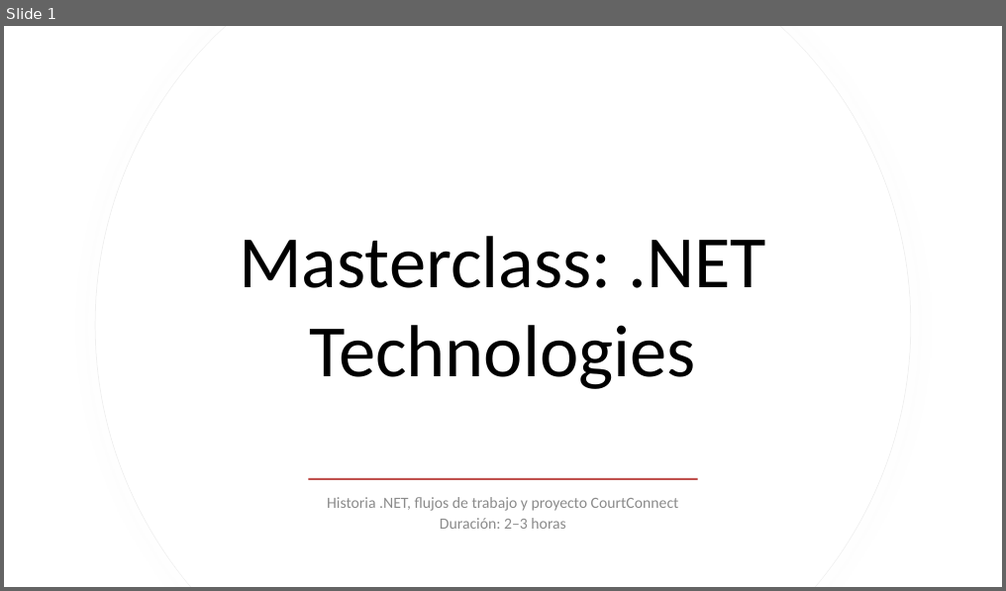
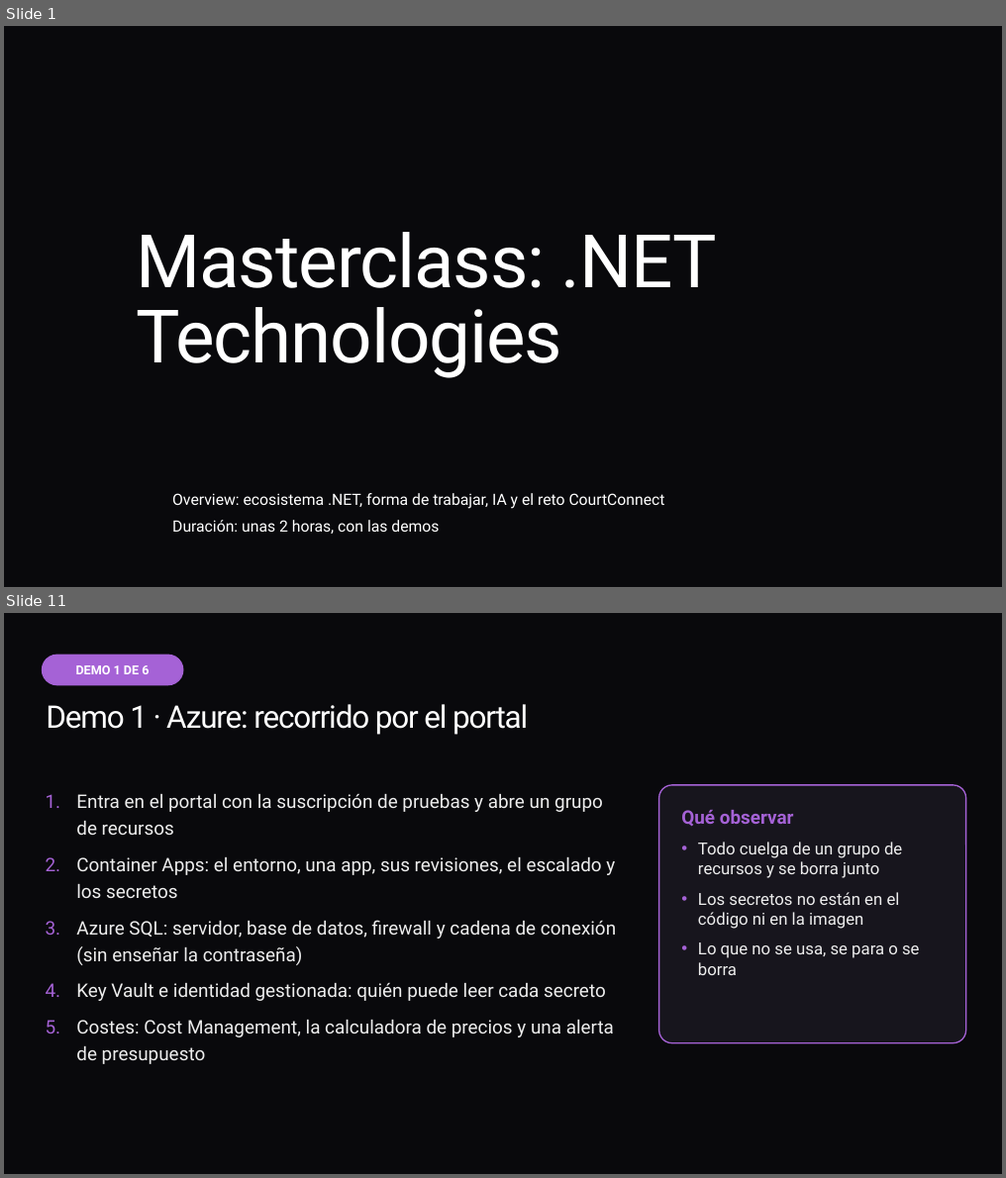
Before and after one commit to ybenzina/formacion-dotnet-junior, a slide deck: docs/masterclasses/masterclass-dotnet-technologies.pptx. Shown one above the other, each under a label of ours: slide 1 before the commit, slides 1 and 11 after it; the slides between them are not shown. The pictures are 1006x591 and 1006x1178 pixels, drawn with LibreOffice and Linux fonts; fonts in the diff are those of the drawing; background and template pictures are left out. Boxes give left, top, right and bottom in pixels: in the first picture for what was removed or moved away, otherwise in the second. Text is boxed around its words. In the diff, an @@ line names an element or a change of style, - is before the commit and + after.

Commit message:
Concretiza ramas de trabajo y actualiza documentación de masterclass general

```diff
--- a/docs/masterclasses/masterclass-dotnet-technologies.pptx
+++ b/docs/masterclasses/masterclass-dotnet-technologies.pptx
@@ slide 11 added at [4, 613, 1002, 1174], background #09090C @@
@@ rounded rectangle added at [42, 655, 183, 685], fill #A562D6, 12 pt, text #FFFFFF, bold @@
+DEMO 1 DE 6
@@ title added at [46, 704, 528, 735], 30 pt, text #FFFFFF @@
+Demo 1 · Azure: recorrido por el portal
@@ rounded rectangle added at [659, 785, 966, 1044], fill #17151D, outline #A562D6 1.25 pt, 16 pt, text #EDEDED @@
+Qué observar
+• Todo cuelga de un grupo de recursos y se borra junto
+• Los secretos no están en el código ni en la imagen
+• Lo que no se usa, se para o se borra
@@ text added at [76, 794, 616, 1064], 18 pt, text #EDEDED @@
+1. Entra en el portal con la suscripción de pruebas y abre un grupo de recursos
+2. Container Apps: el entorno, una app, sus revisiones, el escalado y los secretos
+3. Azure SQL: servidor, base de datos, firewall y cadena de conexión (sin enseñar la contraseña)
+4. Key Vault e identidad gestionada: quién puede leer cada secreto
+5. Costes: Cost Management, la calculadora de precios y una alerta de presupuesto
@@ slide 1 changed as well @@
@@ background #FFFFFF to picture (left out) @@
@@ freeform shape removed at [95, 26, 911, 587] @@
@@ freeform shape removed at [96, 26, 911, 587] @@
@@ title "Masterclass: .NET Technologies" at [137, 232, 717, 378]: font Calibri to Roboto, text colour #000000 to #FFFFFF, letter spacing 0 to -1.1 pt; alignment centre to left; line spacing 1 to 0.85 @@
@@ subtitle at [172, 493, 665, 534]: text changed; font Calibri to Roboto; text colour #8C8C8C to #FFFFFF @@
-Historia .NET, flujos de trabajo y proyecto CourtConnect
-Duración: 2–3 horas
+Overview: ecosistema .NET, forma de trabajar, IA y el reto CourtConnect
+Duración: unas 2 horas, con las demos
@@ rectangle removed at [309, 478, 698, 480] @@
```
Also in this commit, not shown: 8 other slides changed, 35 other slides added, 16 slides removed, 9 other files.
